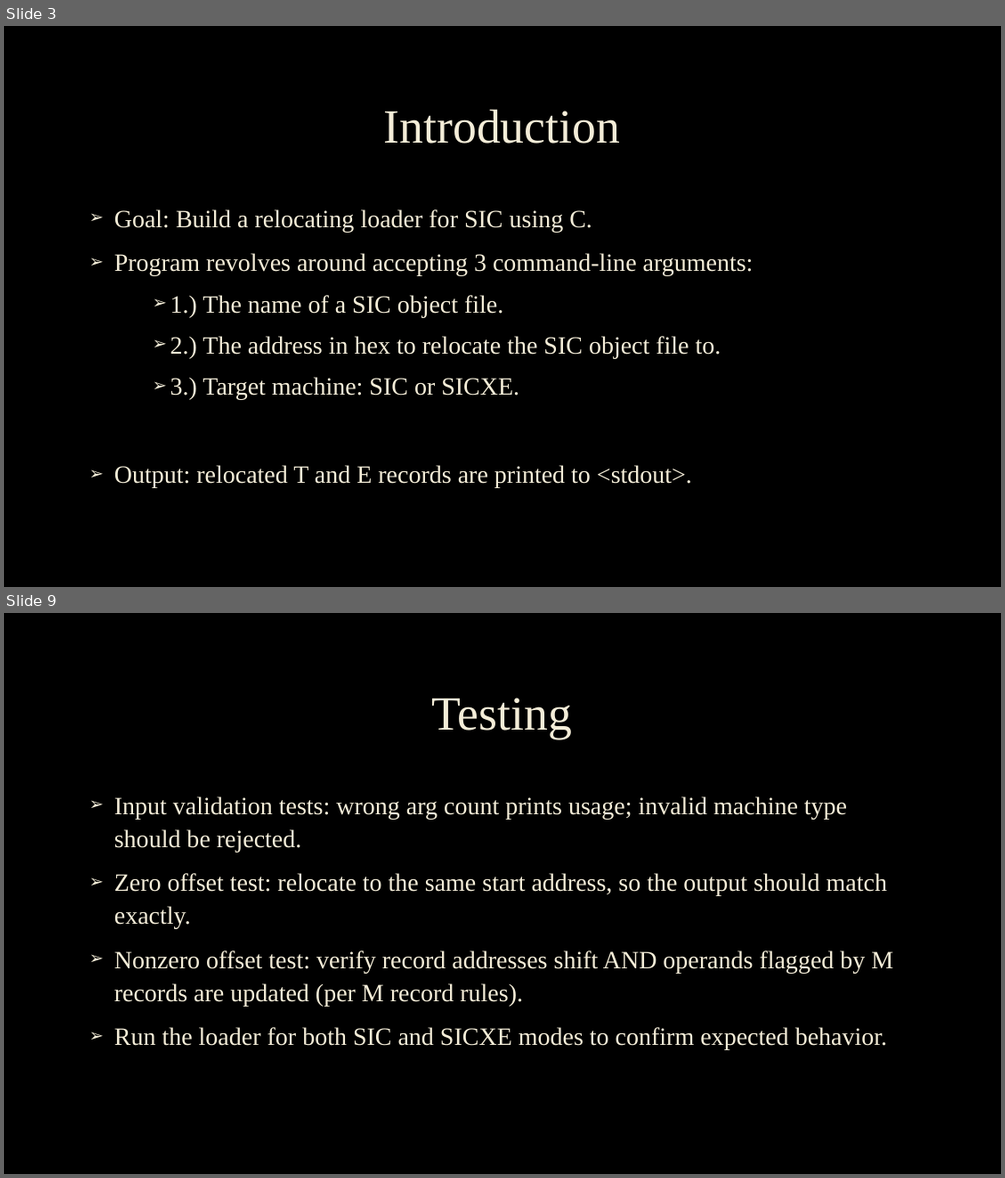
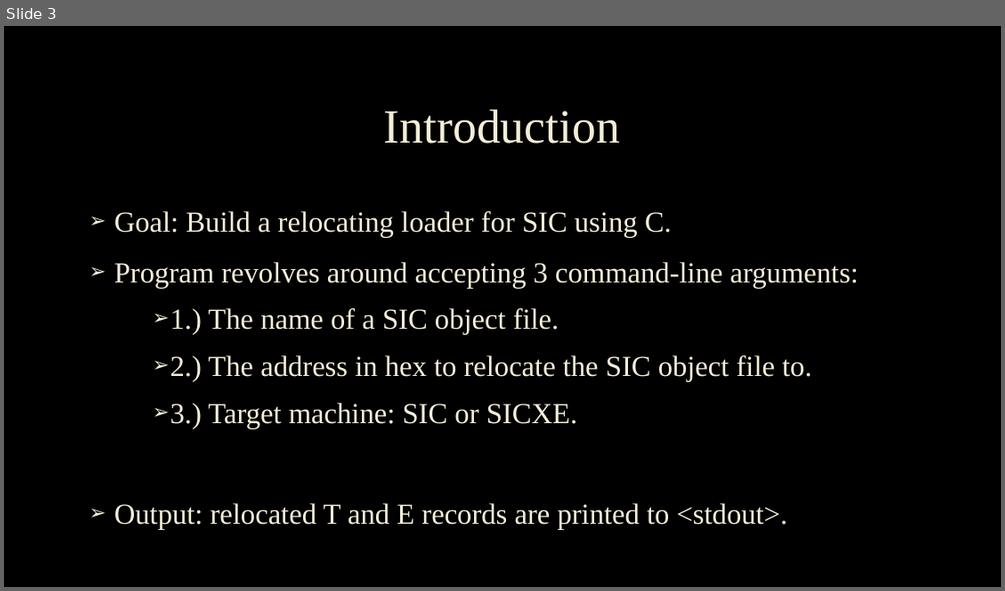
Before and after one commit to Nack2544/Relocating-Loader, a slide deck: Project4_Relocating-Loader.pptx. Shown one above the other, each under a label of ours: slides 3 and 9 before the commit, slide 3 after it; the slides between them are not shown. The pictures are 1005x1178 and 1005x591 pixels, drawn with LibreOffice and Linux fonts; fonts in the diff are those of the drawing; background and template pictures are left out. Boxes give left, top, right and bottom in pixels: in the first picture for what was removed or moved away, otherwise in the second. Text is boxed around its words. In the diff, an @@ line names an element or a change of style, - is before the commit and + after.

Commit message:
Add files via upload
Update to PowerPoint. Shorter, easier (not super technical), and includes a screenshot of code for style points?

```diff
--- a/Project4_Relocating-Loader.pptx
+++ b/Project4_Relocating-Loader.pptx
@@ slide 9 removed at (4, 613, 1001, 1174), background picture (left out) @@
@@ title removed at (432, 698, 572, 738) @@
-Testing
@@ text removed at (114, 796, 893, 1050) @@
-➢ Input validation tests: wrong arg count prints usage; invalid machine type should be rejected.
-➢ Zero offset test: relocate to the same start address, so the output should match exactly.
-➢ Nonzero offset test: verify record addresses shift AND operands flagged by M records are updated (per M record rules).
-➢ Run the loader for both SIC and SICXE modes to confirm expected behavior.
@@ slide 3 changed as well @@
@@ text "Goal: Build a relocating loader ..." at (114, 211, 858, 530): size 24 to 28 pt @@
```
Also in this commit, not shown: 2 other slides changed, 6 slides added, 8 other slides removed.
